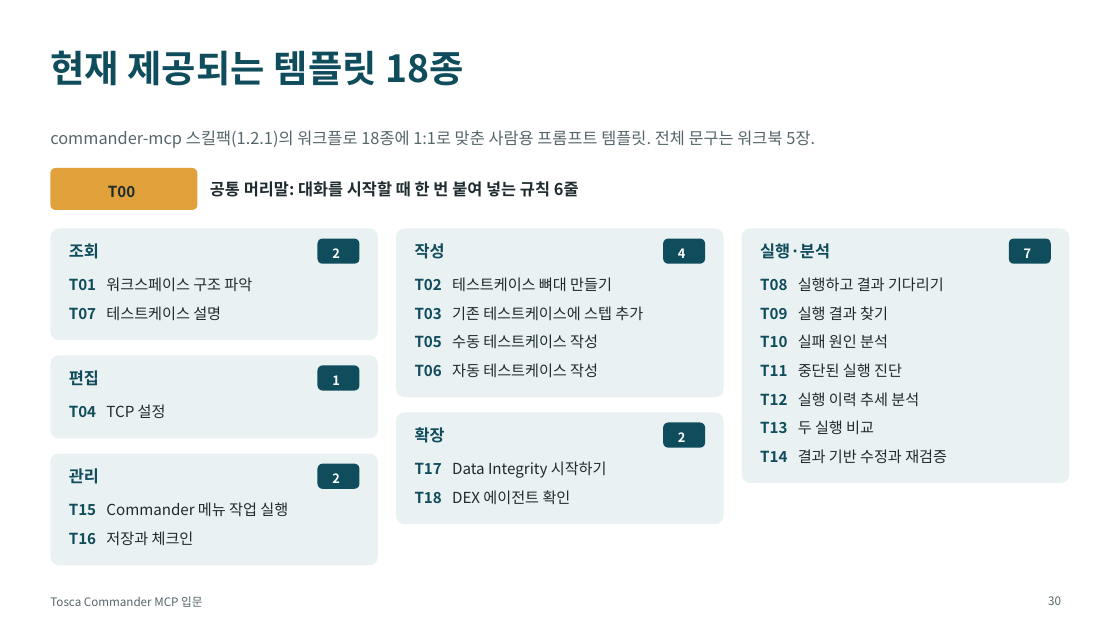
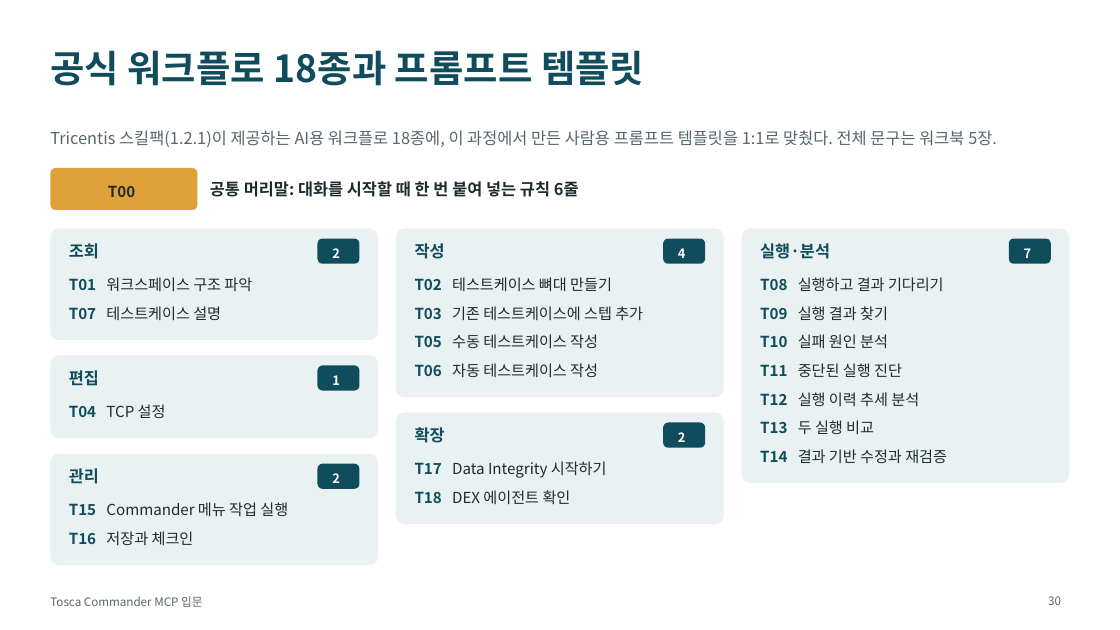
Before and after one commit to tjkim0725/Agent, a slide deck: slide 30 of tosca-mcp-training/Tosca_Commander_MCP_교육자료.pptx. Drawn at 1120x630 pixels with LibreOffice and Linux fonts; fonts in the diff are those of the drawing. Boxes give left, top, right and bottom in pixels: in the first picture for what was removed or moved away, otherwise in the second. Text is boxed around its words. In the diff, an @@ line names an element or a change of style, - is before the commit and + after.

```diff
--- a/tosca-mcp-training/Tosca_Commander_MCP_교육자료.pptx
+++ b/tosca-mcp-training/Tosca_Commander_MCP_교육자료.pptx
@@ title at box(50, 50, 644, 86): text changed @@
-현재 제공되는 템플릿 18종
+공식 워크플로 18종과 프롬프트 템플릿
@@ text at box(50, 130, 997, 147): text changed @@
-commander-mcp 스킬팩(1.2.1)의 워크플로 18종에 1:1로 맞춘 사람용 프롬프트 템플릿. 전체 문구는 워크북 5장.
+Tricentis 스킬팩(1.2.1)이 제공하는 AI용 워크플로 18종에, 이 과정에서 만든 사람용 프롬프트 템플릿을 1:1로 맞췄다. 전체 문구는 워크북 5장.
```
Also in this commit, not shown: 20 other slides changed, 6 other files.
